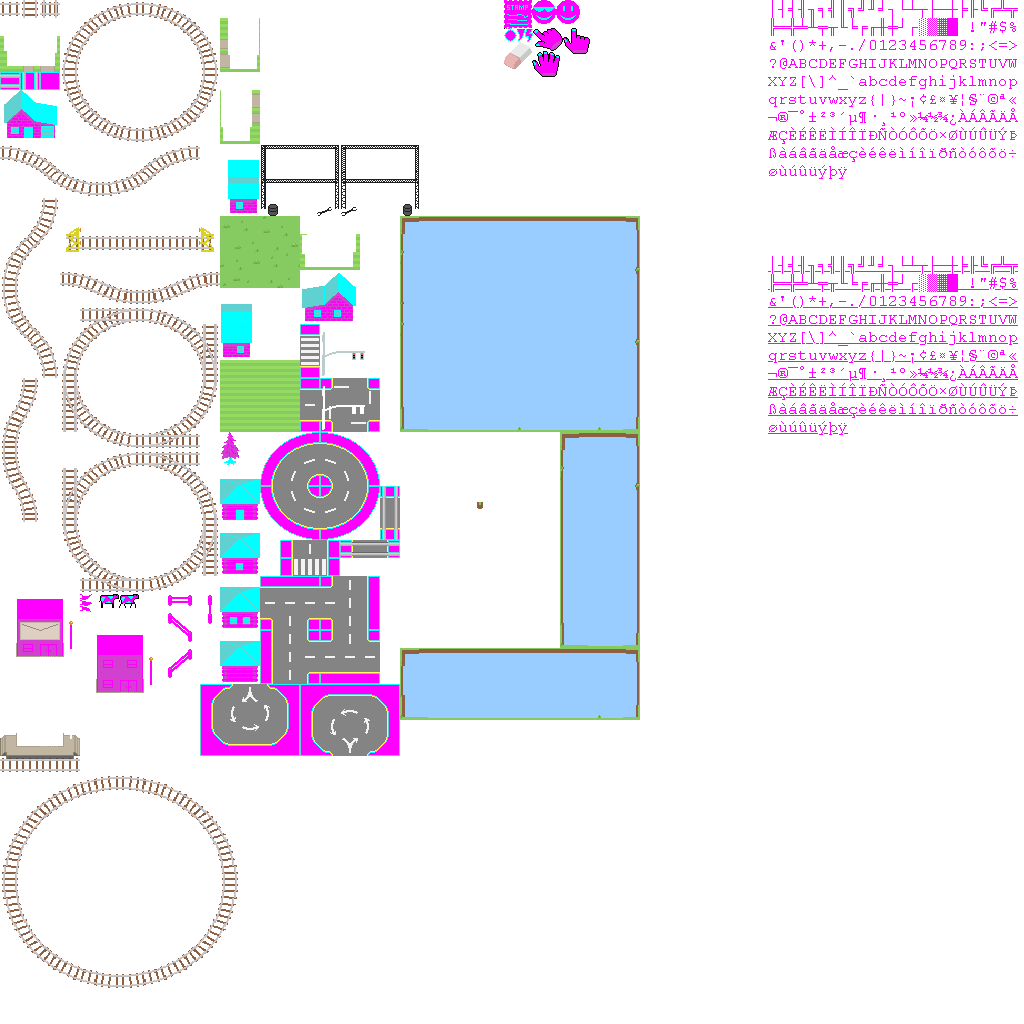
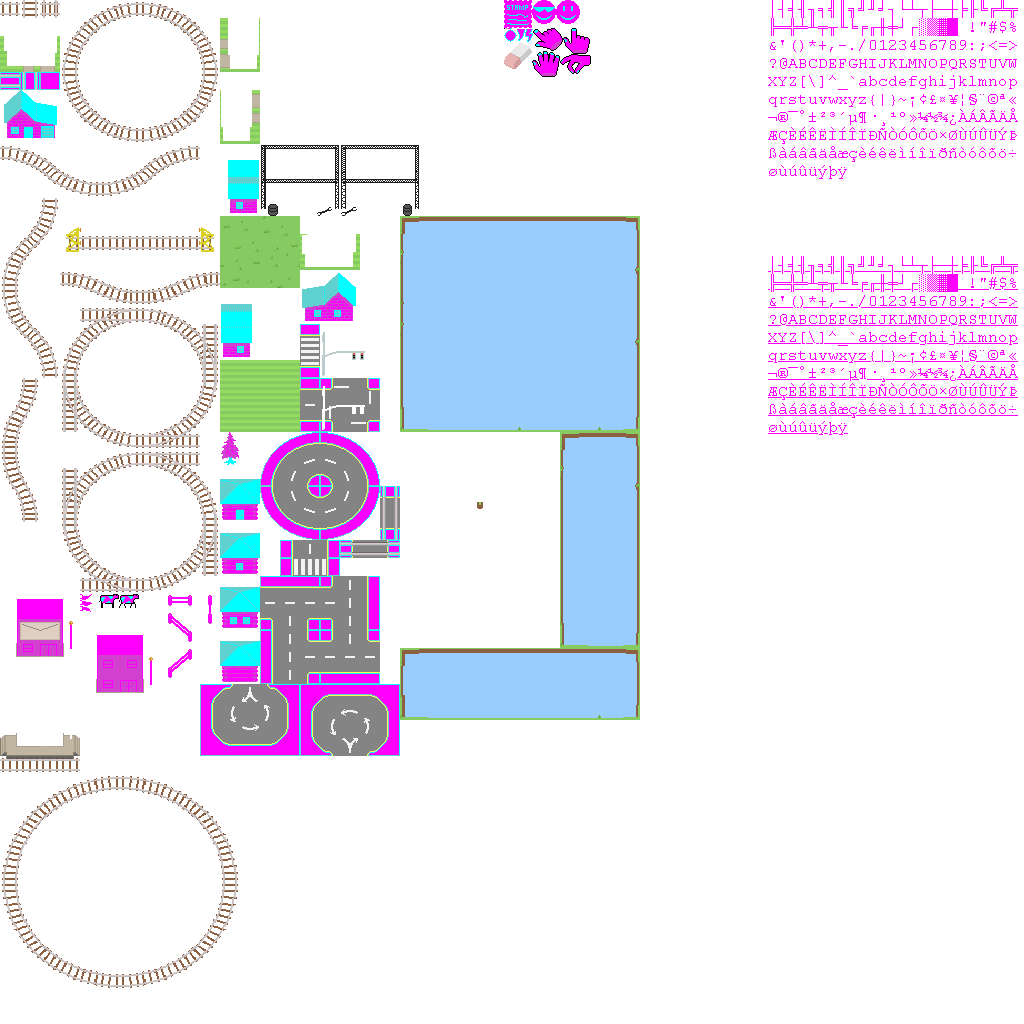
Comparing the layer stacks of the two 1024 x 1024 images. Changes:
painted on "base.png copy" over [560, 54, 591, 74]
